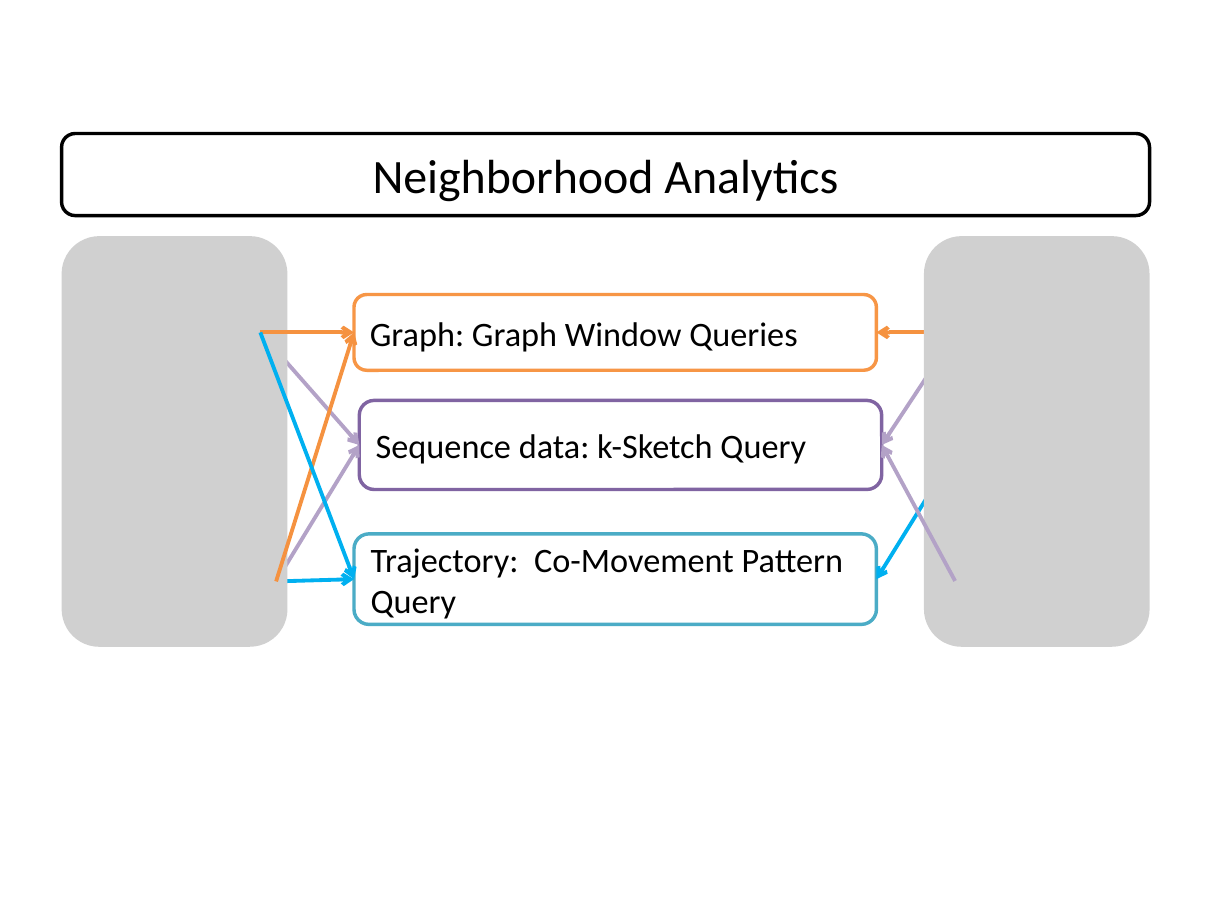
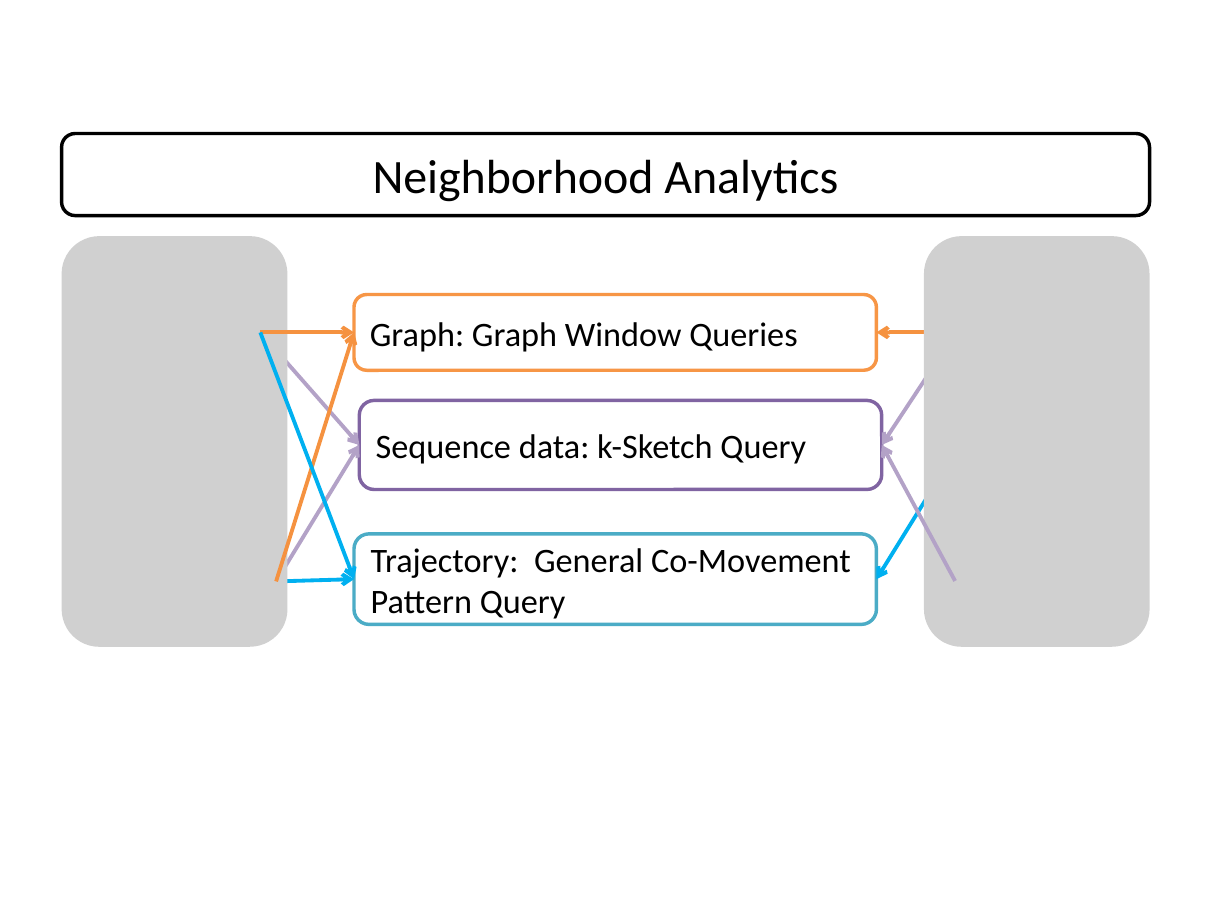
Before and after one commit to fanqi1909/Thesis, a slide deck: slide 2 of Slides/drawings.pptx. Drawn at 1232x924 pixels with LibreOffice and Linux fonts; fonts in the diff are those of the drawing; grey boxes stand for pictures. Boxes give left, top, right and bottom in pixels: in the first picture for what was removed or moved away, otherwise in the second. Text is boxed around its words. In the diff, an @@ line names an element or a change of style, - is before the commit and + after.

```diff
--- a/Slides/drawings.pptx
+++ b/Slides/drawings.pptx
@@ text in rounded rectangle at box(371, 548, 851, 619): text changed @@
-Trajectory: Co-Movement Pattern Query
+Trajectory: General Co-Movement Pattern Query
```
Also in this commit, not shown: 1 other slide changed, 53 other files.
